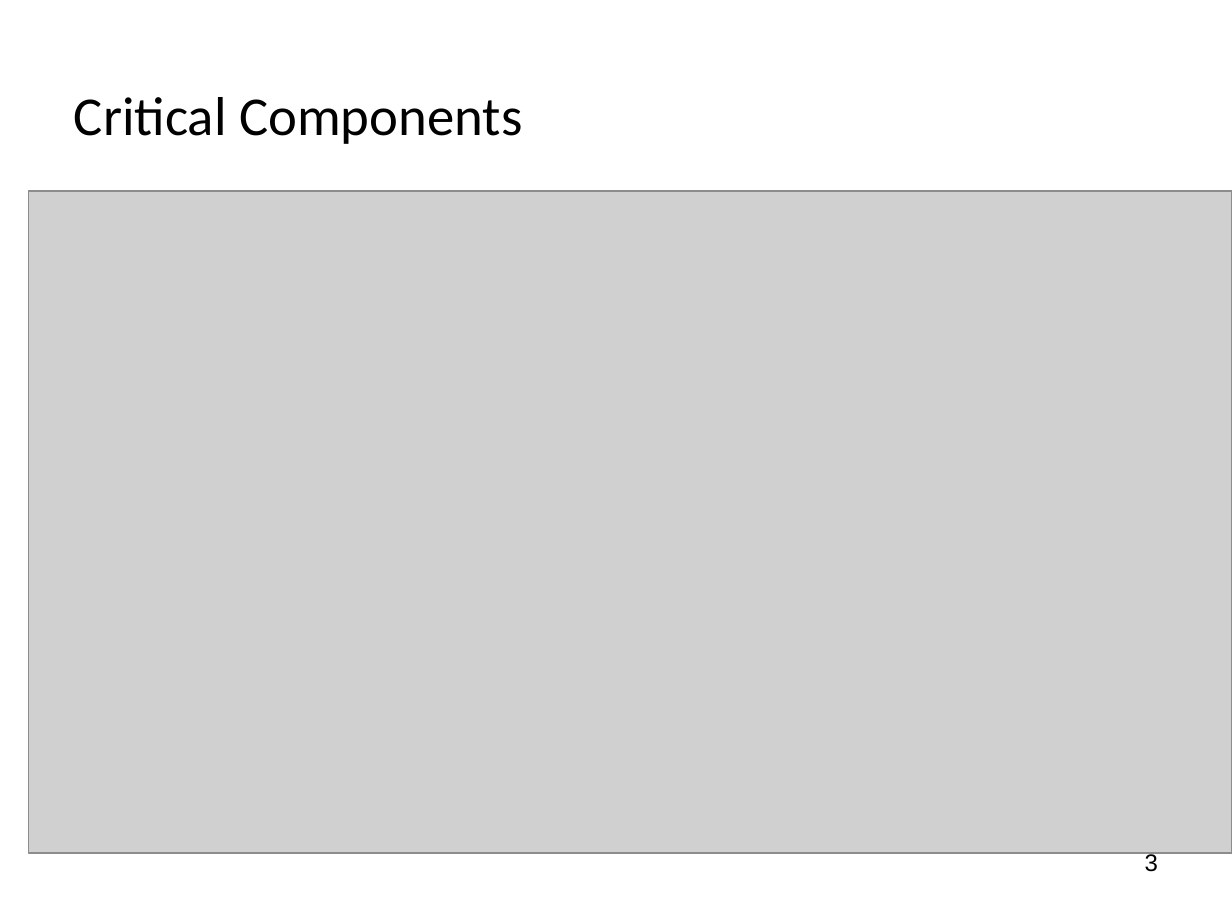
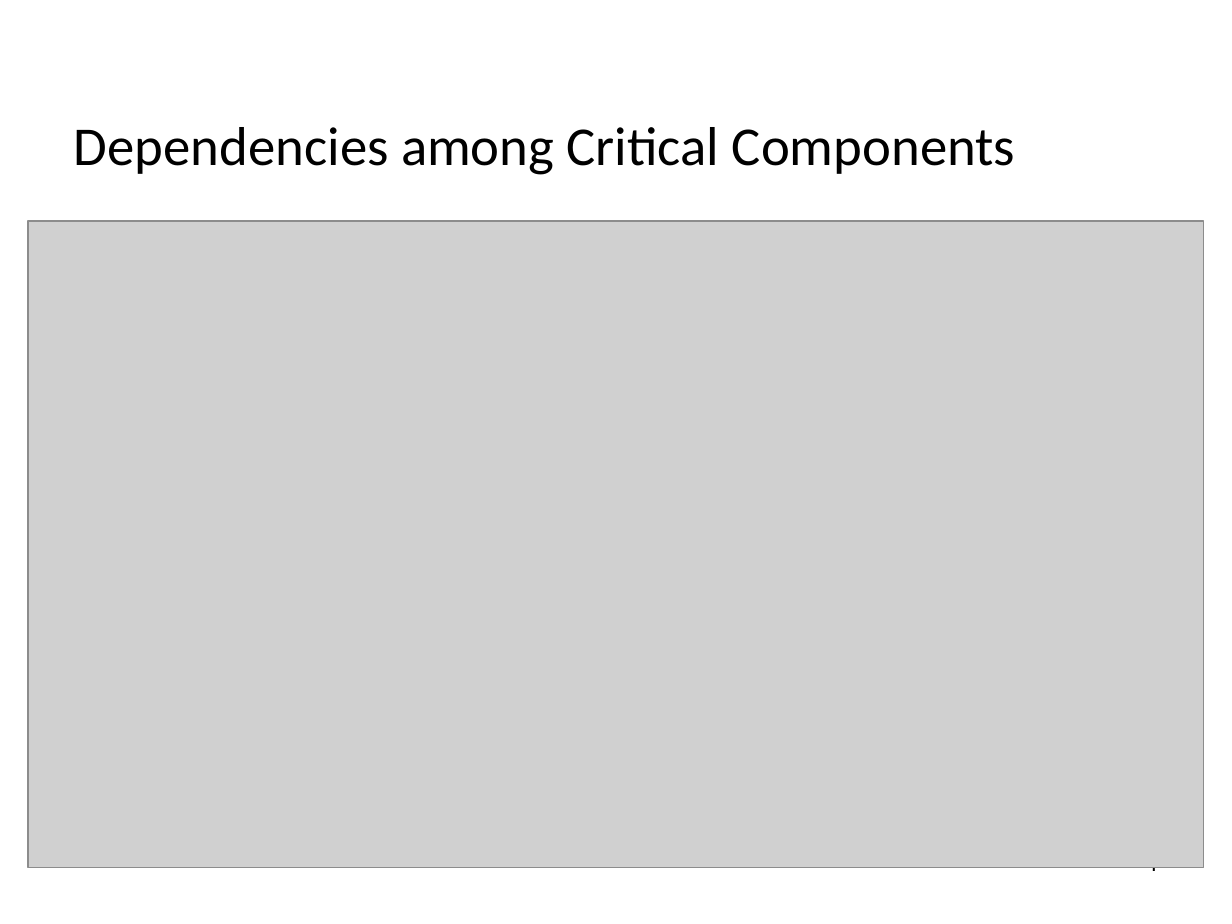
Before and after one commit to pavelgrib/SE_CW1, a slide deck: slide 5 of jmva_presentation.pptx. Drawn at 1232x924 pixels with LibreOffice and Linux fonts; fonts in the diff are those of the drawing; grey boxes stand for pictures; background and template pictures are left out. Boxes give left, top, right and bottom in pixels: in the first picture for what was removed or moved away, otherwise in the second. Text is boxed around its words. In the diff, an @@ line names an element or a change of style, - is before the commit and + after.

```diff
--- a/jmva_presentation.pptx
+++ b/jmva_presentation.pptx
@@ title at <box>74,127,1015,175</box>: text changed @@
-Critical Components
+Dependencies among Critical Components
@@ picture: place and size @@
-picture at <box>28,191,1232,853</box>
+picture at <box>28,221,1204,867</box>
@@ text at <box>1145,867,1158,877</box>: text changed @@
-3
+4
```
Also in this commit, not shown: 8 other slides changed, 3 other files.
